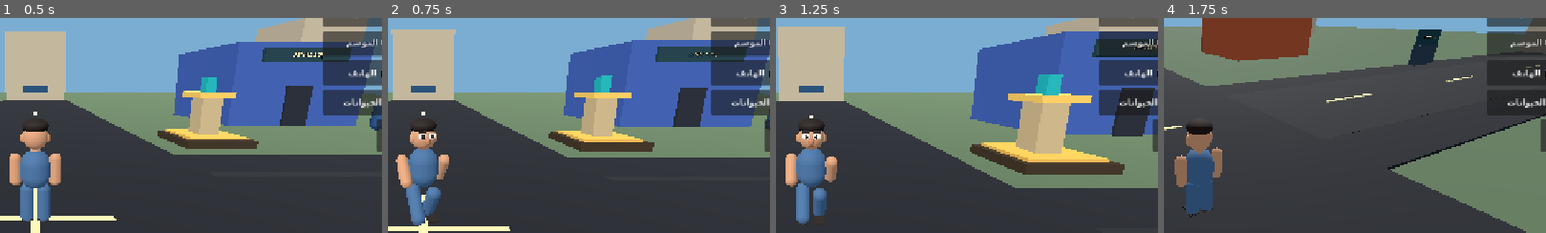
Above: before the commit, frames 1-4 (left to right).
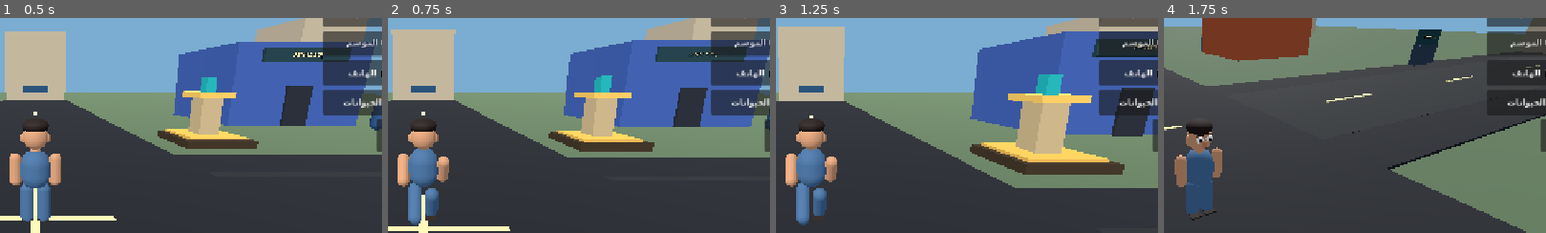
Above: after the commit, the same moments.

Repository: gamalalaraby1988-dotcom/King-Egypt-
Game: Godot game, scene res://scenes/main.tscn
The game is run twice, just before and just after one commit, with the same random seed, the same clock (stepped at 60 frames per second) and the same inputs.
Inputs (mouse positions are % of the whole screen's width and height, from its top left):
- Up to frame 1 (0.5 s): no input
- Up to frame 2 (0.75 s): tap Enter at 0.5 s; move the mouse to (45, 70) at 0.52 s; hold W (move_forward) from 0.53 s (still down); hold Shift (sprint) from 0.53 s (still down); click (45, 70) at 0.67 s
- Up to frame 3 (1.25 s): keep holding W (move_forward); keep holding Shift (sprint)
- Up to frame 4 (1.75 s): release W (move_forward) at 1.25 s; release Shift (sprint) at 1.25 s; drag from (80, 65) to (45, 70) at 1.27 s
The pictures show only the part of the screen within x 45-95%, y 21-71%; the shares and areas given below are measured in that part.

Frame 1 is identical in both runs. In frame 2, 0.9% of the frame differs, in the area x 2-16%, y 51-97%; in frame 3, 0.2%; in frame 4, 0.2%.

Commit message:
Fix player facing direction while moving forward

Diff:
--- a/scripts/player.gd
+++ b/scripts/player.gd
@@ -85,7 +85,7 @@
 	else:
 		velocity.y = 0.0
 	if world_direction.length() > 0.1:
-		var target_angle := atan2(world_direction.x, world_direction.z)
+		var target_angle := atan2(world_direction.x, -world_direction.z)
 		rotation.y = lerp_angle(rotation.y, target_angle, turn_speed * delta)
 	move_and_slide()
 	var planar_speed := Vector2(velocity.x, velocity.z).length()
